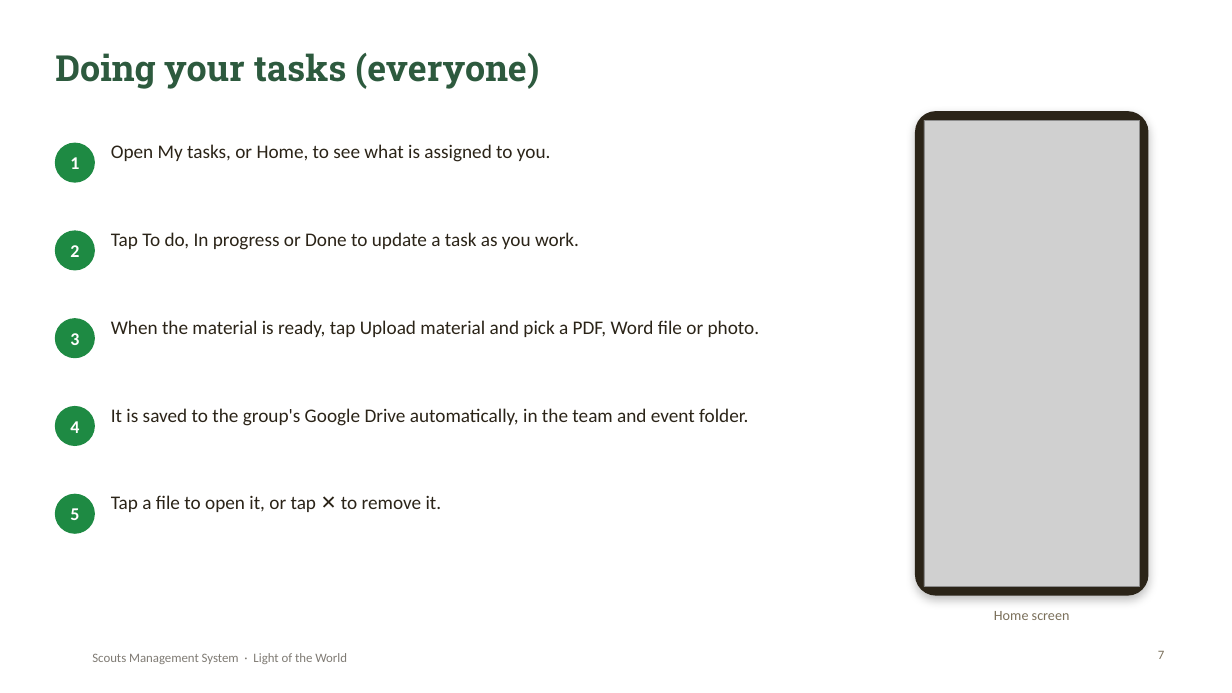
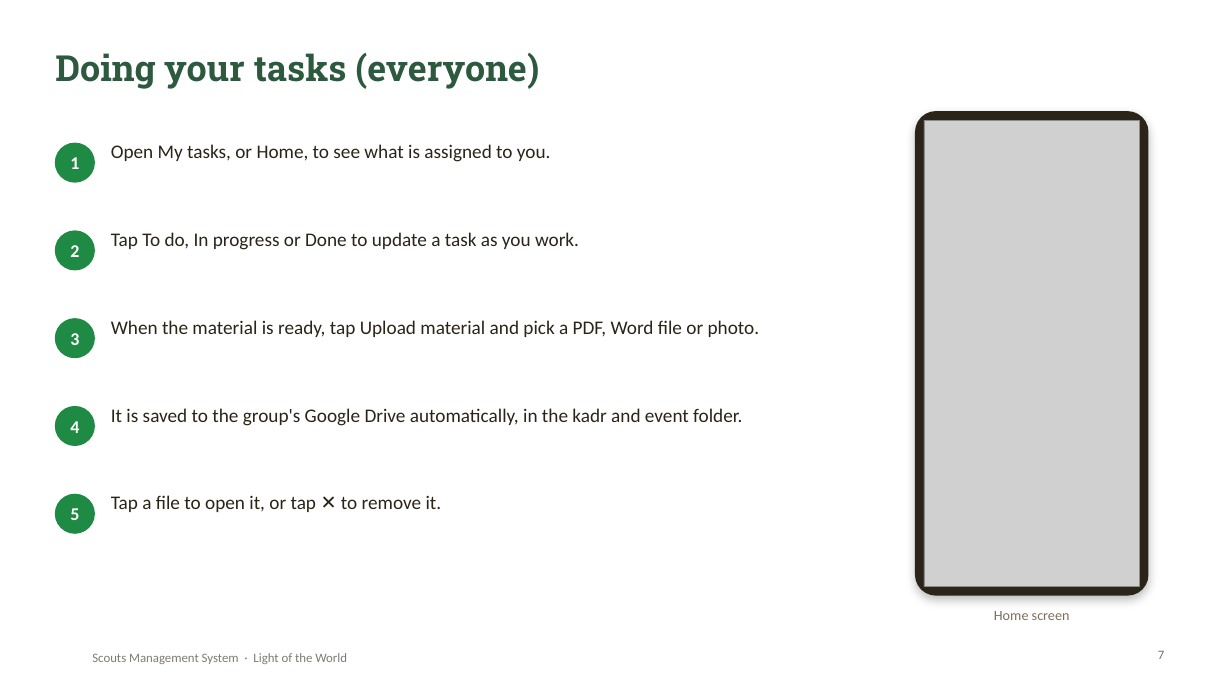
Before and after one commit to SamuelAtef123/Scouts-Management-System-Web-App, a slide deck: slide 7 of docs/Scouts-Project-Presentation.pptx. Drawn at 1232x693 pixels with LibreOffice and Linux fonts; fonts in the diff are those of the drawing; grey boxes stand for pictures; background and template pictures are left out. Boxes give left, top, right and bottom in pixels: in the first picture for what was removed or moved away, otherwise in the second. Text is boxed around its words. In the diff, an @@ line names an element or a change of style, - is before the commit and + after.

Commit message:
Rename Team to Kadr and Scouts Leader to Group Leader
- English: Kadr, Kadr Session, Group Leader, Group Leader Helper, and
  '<Kadr> Kadr Leader' / '<Kadr> Kadr Leader Helper' on profiles and member lists.
- Arabic: كدر, قائد المجموعة, مساعد قائد المجموعة, قائد كدر أشبال, مساعد قائد كدر أشبال.
- Server messages renamed, with their Arabic translations.
- Startup migration renames 'team' to 'kadr' in member names and usernames.
- Report, presentation and README updated.

```diff
--- a/docs/Scouts-Project-Presentation.pptx
+++ b/docs/Scouts-Project-Presentation.pptx
@@ text at (x1=111, y1=408, x2=742, y2=426): text changed @@
-It is saved to the group's Google Drive automatically, in the team and event folder.
+It is saved to the group's Google Drive automatically, in the kadr and event folder.
```
Also in this commit, not shown: 9 other slides changed, 26 other files.
